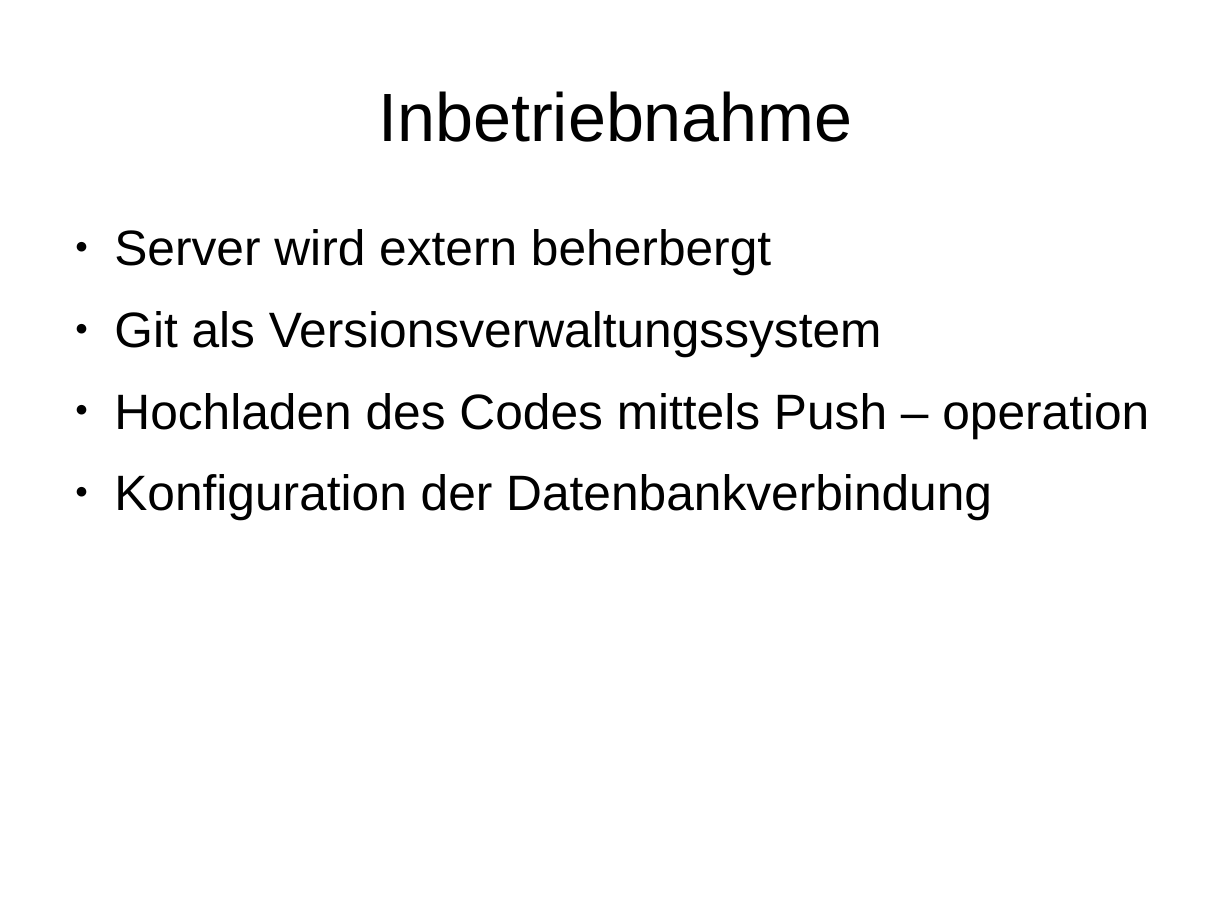
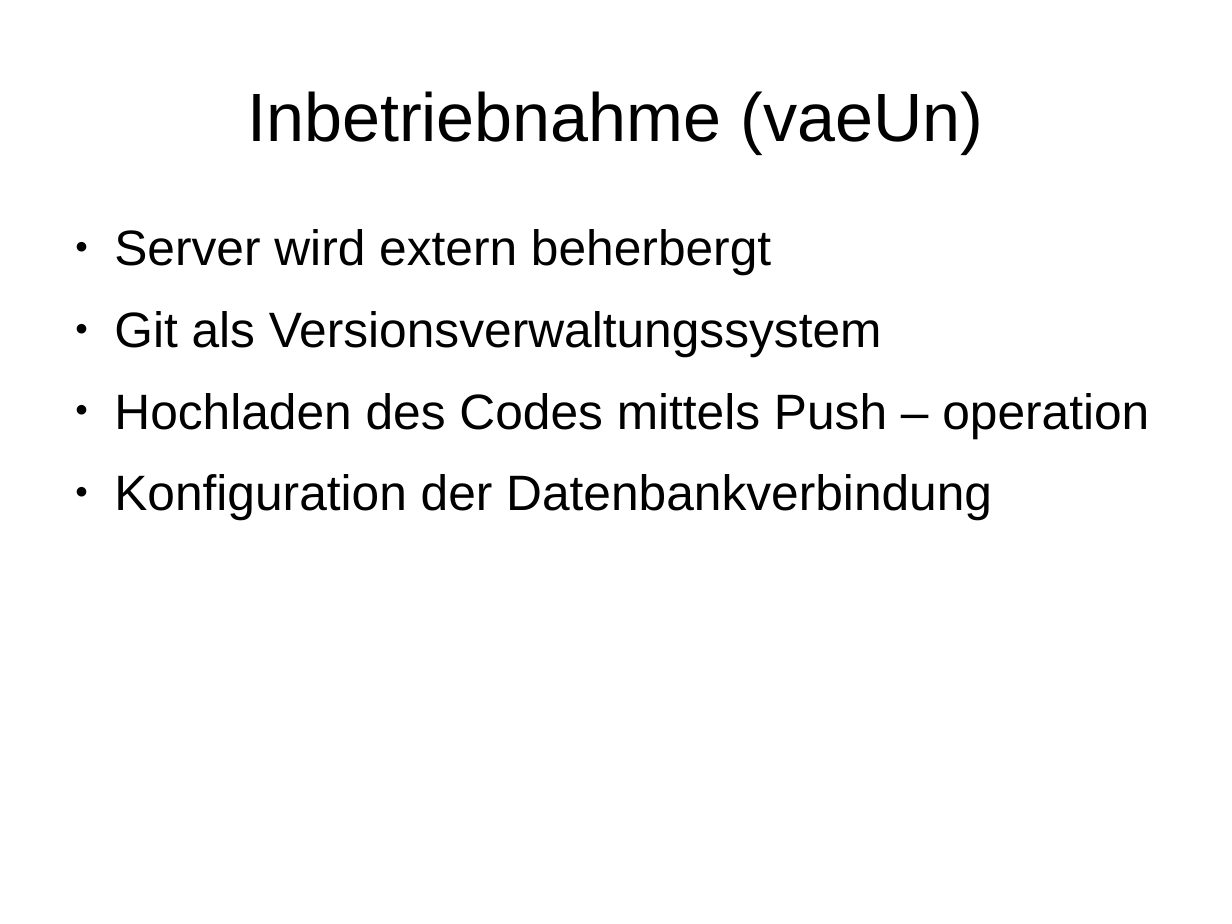
Before and after one commit to janhelmle/weiterbildung_fachinformatiker_ihk_projektantrag, a slide deck: slide 13 of praesentation/presentation_v1.odp. Drawn at 1232x924 pixels with LibreOffice and Linux fonts; fonts in the diff are those of the drawing. Boxes give left, top, right and bottom in pixels: in the first picture for what was removed or moved away, otherwise in the second. Text is boxed around its words. In the diff, an @@ line names an element or a change of style, - is before the commit and + after.

```diff
--- a/praesentation/presentation_v1.odp
+++ b/praesentation/presentation_v1.odp
@@ title at bbox=[247, 91, 984, 153]: text changed @@
-Inbetriebnahme
+Inbetriebnahme (vaeUn)
```
Also in this commit, not shown: 13 other slides changed.
